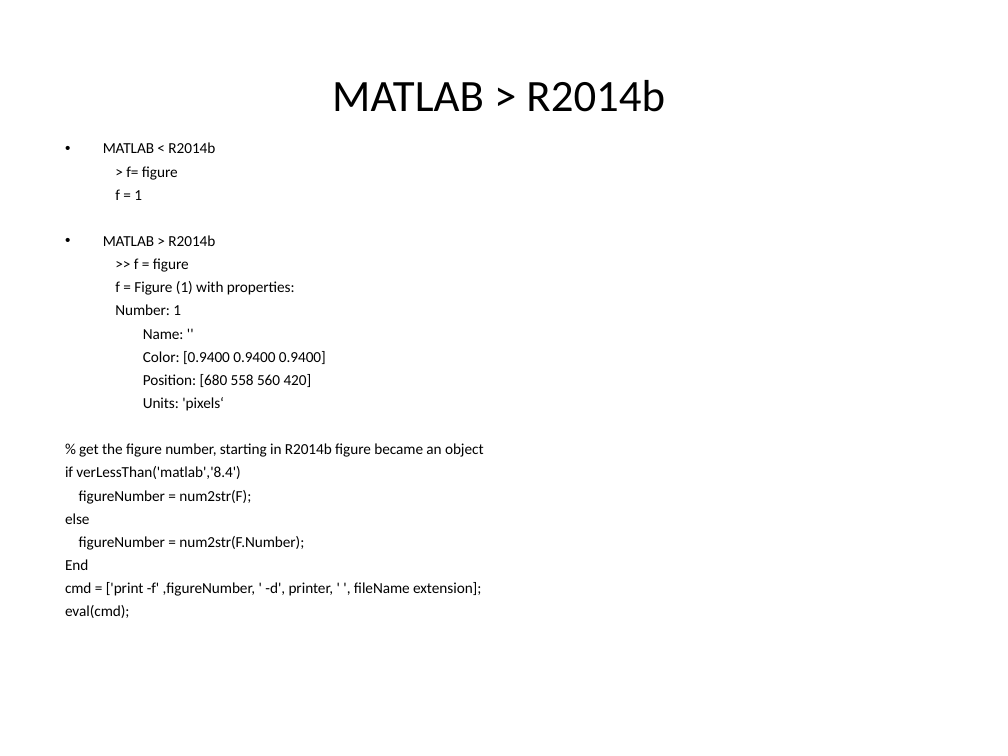
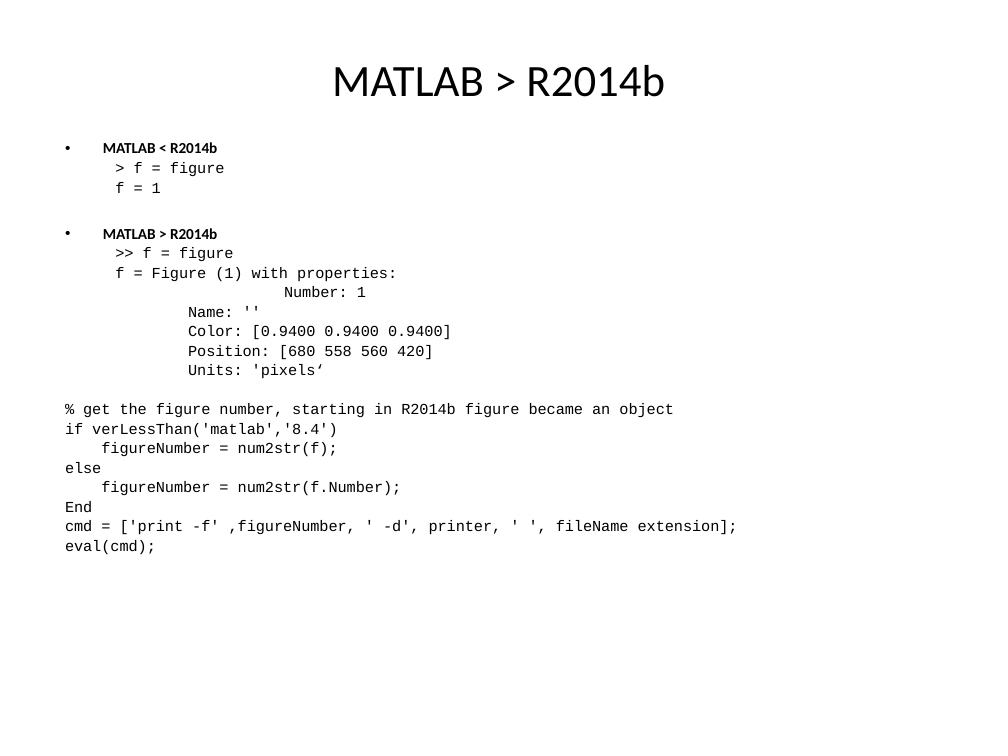
Before and after one commit to jgrelet/course-object-programing-with-Matlab, a slide deck: slide 17 of Introduction à la programmation objet avec Matlab.ppt. Drawn at 1008x756 pixels with LibreOffice and Linux fonts; fonts in the diff are those of the drawing. Boxes give left, top, right and bottom in pixels: in the first picture for what was removed or moved away, otherwise in the second. Text is boxed around its words. In the diff, an @@ line names an element or a change of style, - is before the commit and + after.

```diff
--- a/Introduction à la programmation objet avec Matlab.ppt
+++ b/Introduction à la programmation objet avec Matlab.ppt
@@ title "MATLAB > R2014b": place and size @@
-title "MATLAB > R2014b" at [332,80,665,112]
+title "MATLAB > R2014b" at [332,65,665,97]
@@ text at [65,142,738,554]: bold on in "MATLAB < R2014b", "MATLAB > R2014b"; font Calibri to Courier New in "f = 1", ">> f = figure", "f = Figure (1) with properties:", "Number: 1" and 10 more places; line spacing 1 to 0.8 @@
@@ text at [134,162,225,176]: text changed; font Calibri to Courier New @@
-  > f= figure
+  > f = figure
@@ text at [101,442,338,457]: text changed; font Calibri to Courier New @@
-figureNumber = num2str(F);
+figureNumber = num2str(f);
@@ text at [101,481,402,496]: text changed; font Calibri to Courier New @@
-figureNumber = num2str(F.Number);
+figureNumber = num2str(f.Number);
```
Also in this commit, not shown: 21 other slides changed, 1 slide added, 8 other files.
